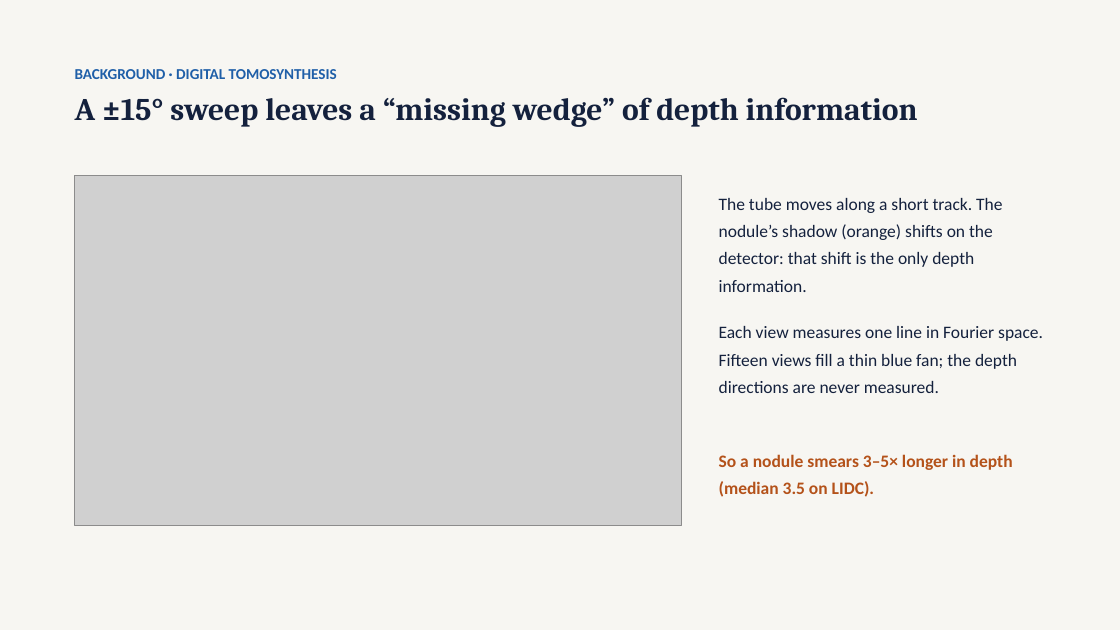
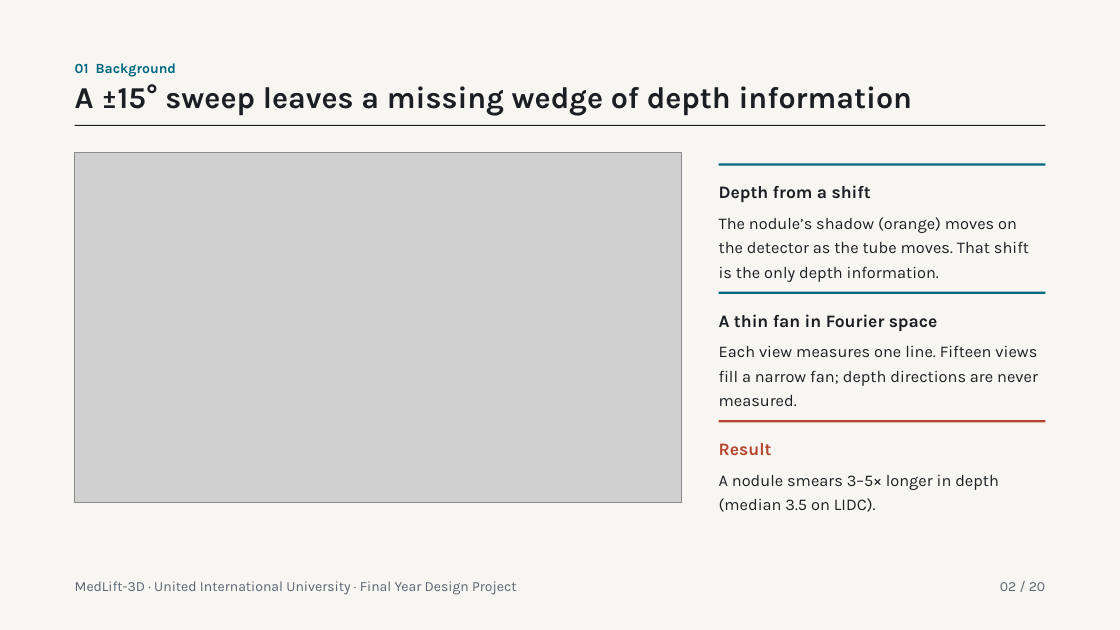
Before and after one commit to tcsquanta/medlift3d, a slide deck: slide 2 of report/MedLift3D_Defense.pptx (slide 3 before the commit). Drawn at 1120x630 pixels with LibreOffice and Linux fonts; fonts in the diff are those of the drawing; grey boxes stand for pictures. Boxes give left, top, right and bottom in pixels: in the first picture for what was removed or moved away, otherwise in the second. Text is boxed around its words. In the diff, an @@ line names an element or a change of style, - is before the commit and + after.

```diff
--- a/report/MedLift3D_Defense.pptx
+++ b/report/MedLift3D_Defense.pptx
@@ text at (75, 84, 913, 116): text changed; size 27 to 26 pt; font Cambria to Karla; text colour #14213D to #1B1F24 @@
-A ±15° sweep leaves a “missing wedge” of depth information
+A ±15° sweep leaves a missing wedge of depth information
@@ text at (75, 63, 177, 77): text changed; size 13 to 12 pt; font Calibri to Karla; text colour #1F5FA8 to #00677F @@
-BACKGROUND · DIGITAL TOMOSYNTHESIS
+01 Background
@@ rectangle added at (75, 125, 1046, 126), fill #1B1F24 @@
@@ picture: place and size @@
-picture at (75, 175, 681, 525)
+picture at (75, 153, 681, 503)
@@ rectangle added at (719, 163, 1046, 166), fill #00677F @@
@@ text at (719, 185, 1029, 282): text changed; size 15 to 14 pt; font Calibri to Karla; text colour #14213D to #1B1F24 @@
-The tube moves along a short track. The nodule’s shadow (orange) shifts on the detector: that shift is the only depth information.
+Depth from a shift
+The nodule’s shadow (orange) moves on the detector as the tube moves. That shift is the only depth information.
@@ rectangle added at (719, 292, 1046, 294), fill #00677F @@
@@ text at (719, 314, 1038, 406): text changed; size 15 to 14 pt; font Calibri to Karla; text colour #14213D to #1B1F24 @@
-Each view measures one line in Fourier space. Fifteen views fill a thin blue fan; the depth directions are never measured.
+A thin fan in Fourier space
+Each view measures one line. Fifteen views fill a narrow fan; depth directions are never measured.
@@ text at (719, 443, 999, 512): text changed; size 15 to 14 pt; font Calibri to Karla; text colour #B4521A to #1B1F24; bold off @@
-So a nodule smears 3–5× longer in depth (median 3.5 on LIDC).
+Result
+A nodule smears 3–5× longer in depth (median 3.5 on LIDC).
@@ rectangle added at (719, 420, 1046, 423), fill #B5472F @@
@@ text added at (75, 581, 516, 595), 12 pt, text #5B6470 @@
+MedLift-3D · United International University · Final Year Design Project
@@ text added at (1000, 582, 1045, 591), 12 pt, text #5B6470 @@
+02 / 20
```
Also in this commit, not shown: 19 other slides changed, 1 slide removed.
